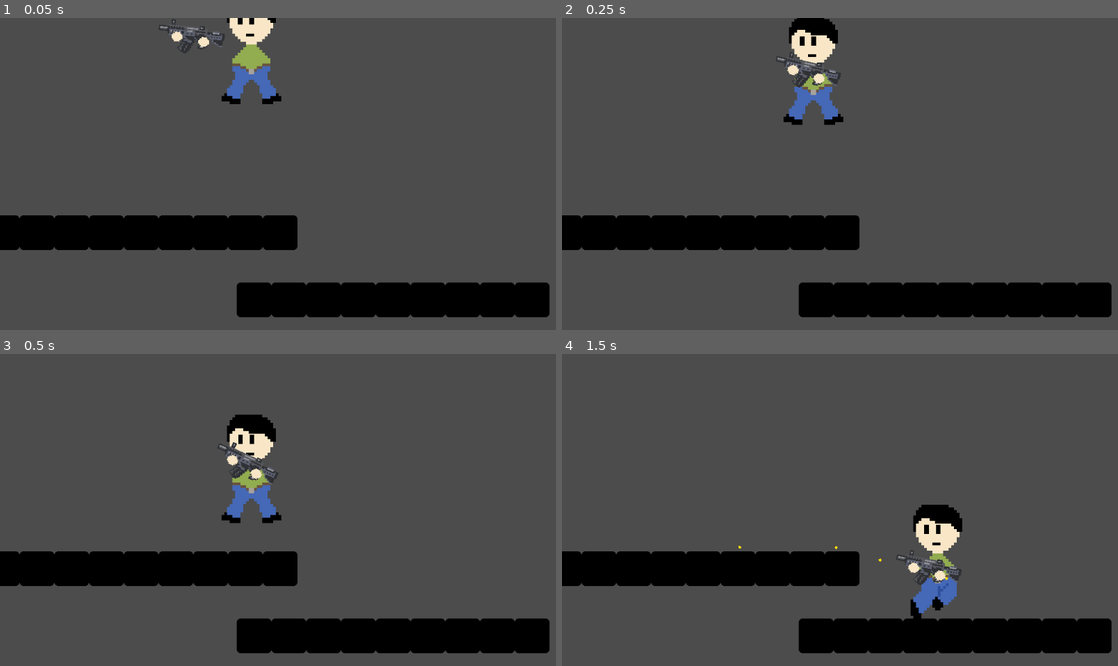
Above: before the commit, frames 1-4 (two rows, left to right).
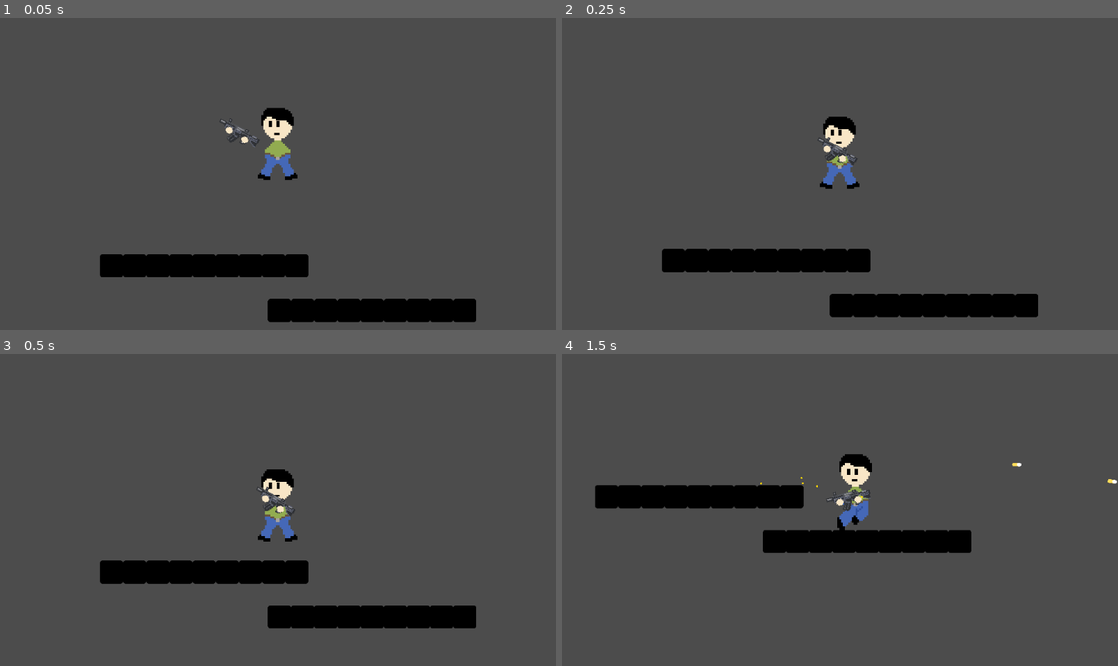
Above: after the commit, the same moments.

Repository: megarubber/green
Game: Godot game, scene res://levels/TestLevel.tscn
The game is run twice, just before and just after one commit, with the same random seed, the same clock (stepped at 60 frames per second) and the same inputs. The engine's default icon, where the game draws it, is replaced by a stand-in: a white triangle on a blue panel in a dark square.
Inputs (mouse positions are in pixels of both pictures, inside the frame that each line leads up to):
- Up to frame 1 (0.05 s): no input
- Up to frame 2 (0.25 s): no input
- Up to frame 3 (0.5 s): no input
- Up to frame 4 (1.5 s): move the mouse to (962, 500) at 0.52 s; press the mouse at (962, 500) at 0.53 s; hold Right (ui_right) from 0.53 s (still down); tap Up (ui_up) at 0.77 s; move the mouse to (728, 531) at 1.27 s; release the mouse at (728, 531) at 1.28 s; click (728, 531) at 1.35 s

The runs differ from the first frame. In frame 1, 17% of the frame differs, in the area x 0-99%, y 0-98%; in frame 2, 15%; in frame 3, 13%; in frame 4, 20%, in the area x 0-100%, y 32-96%.

Commit message:
feat: camera follow player and screenshake effect

Diff:
--- a/guns/DropBullet.gd
+++ b/guns/DropBullet.gd
@@ -4,6 +4,7 @@
 	set_as_toplevel(true)
 	z_index = -1
 
+# When collide with ground, wait a time before be deleted
 func _on_Area2D_body_entered(_body):
 	var t = Timer.new()
 	t.set_wait_time(1)
--- a/guns/Gun.gd
+++ b/guns/Gun.gd
@@ -29,6 +29,7 @@
 	d_bullet_instance.global_position = drop.global_position
 	get_parent().add_child(bullet_instance)
 	get_parent().add_child(d_bullet_instance)
+	get_parent().screen_shake.shake(0.2, 2)
 	can_fire = false
 	yield(get_tree().create_timer(0.2), "timeout")
 	can_fire = true
--- a/levels/TestLevel.tscn
+++ b/levels/TestLevel.tscn
@@ -6,59 +6,63 @@
 [node name="TestLevel" type="Node2D"]
 position = Vector2( 512, 192 )
 
-[node name="GenericWall" parent="." instance=ExtResource( 2 )]
+[node name="Level" type="Node2D" parent="."]
+
+[node name="Player" parent="Level" instance=ExtResource( 1 )]
+position = Vector2( -48, -32 )
+
+[node name="Walls" type="Node2D" parent="."]
+
+[node name="GenericWall" parent="Walls" instance=ExtResource( 2 )]
 position = Vector2( -188, 204 )
 
-[node name="GenericWall2" parent="." instance=ExtResource( 2 )]
+[node name="GenericWall2" parent="Walls" instance=ExtResource( 2 )]
 position = Vector2( -124, 204 )
 
-[node name="GenericWall3" parent="." instance=ExtResource( 2 )]
+[node name="GenericWall3" parent="Walls" instance=ExtResource( 2 )]
 position = Vector2( -60, 204 )
 
-[node name="GenericWall4" parent="." instance=ExtResource( 2 )]
+[node name="GenericWall4" parent="Walls" instance=ExtResource( 2 )]
 position = Vector2( 4, 204 )
 
-[node name="GenericWall5" parent="." instance=ExtResource( 2 )]
+[node name="GenericWall5" parent="Walls" instance=ExtResource( 2 )]
 position = Vector2( -252, 204 )
 
-[node name="GenericWall6" parent="." instance=ExtResource( 2 )]
+[node name="GenericWall6" parent="Walls" instance=ExtResource( 2 )]
 position = Vector2( -316, 204 )
 
-[node name="GenericWall7" parent="." instance=ExtResource( 2 )]
+[node name="GenericWall7" parent="Walls" instance=ExtResource( 2 )]
 position = Vector2( -380, 204 )
 
-[node name="GenericWall8" parent="." instance=ExtResource( 2 )]
+[node name="GenericWall8" parent="Walls" instance=ExtResource( 2 )]
 position = Vector2( -444, 204 )
 
-[node name="GenericWall9" parent="." instance=ExtResource( 2 )]
+[node name="GenericWall9" parent="Walls" instance=ExtResource( 2 )]
 position = Vector2( -508, 204 )
 
-[node name="GenericWall10" parent="." instance=ExtResource( 2 )]
+[node name="GenericWall10" parent="Walls" instance=ExtResource( 2 )]
 position = Vector2( 276, 328 )
 
-[node name="GenericWall11" parent="." instance=ExtResource( 2 )]
+[node name="GenericWall11" parent="Walls" instance=ExtResource( 2 )]
 position = Vector2( 340, 328 )
 
-[node name="GenericWall12" parent="." instance=ExtResource( 2 )]
+[node name="GenericWall12" parent="Walls" instance=ExtResource( 2 )]
 position = Vector2( 404, 328 )
 
-[node name="GenericWall13" parent="." instance=ExtResource( 2 )]
+[node name="GenericWall13" parent="Walls" instance=ExtResource( 2 )]
 position = Vector2( 468, 328 )
 
-[node name="GenericWall14" parent="." instance=ExtResource( 2 )]
+[node name="GenericWall14" parent="Walls" instance=ExtResource( 2 )]
 position = Vector2( 212, 328 )
 
-[node name="GenericWall15" parent="." instance=ExtResource( 2 )]
+[node name="GenericWall15" parent="Walls" instance=ExtResource( 2 )]
 position = Vector2( 148, 328 )
 
-[node name="GenericWall16" parent="." instance=ExtResource( 2 )]
+[node name="GenericWall16" parent="Walls" instance=ExtResource( 2 )]
 position = Vector2( 84, 328 )
 
-[node name="GenericWall17" parent="." instance=ExtResource( 2 )]
+[node name="GenericWall17" parent="Walls" instance=ExtResource( 2 )]
 position = Vector2( 20, 328 )
 
-[node name="GenericWall18" parent="." instance=ExtResource( 2 )]
+[node name="GenericWall18" parent="Walls" instance=ExtResource( 2 )]
 position = Vector2( -44, 328 )
-
-[node name="Player" parent="." instance=ExtResource( 1 )]
-position = Vector2( -48, -32 )
--- /dev/null
+++ b/others/Screenshake.gd
@@ -0,0 +1,18 @@
+extends Node
+
+# Variables and Node Referecing
+onready var camera = get_parent()
+var time = 0
+
+# Screenshake function when gun shoots the bullet
+func shake(duration := 0.8, magnitude := 0.8):
+	while time < duration:
+		time += get_process_delta_time()
+		time = min(time, duration)
+		var offset = Vector2()
+		offset.x = rand_range(-magnitude, magnitude)
+		offset.y = rand_range(-magnitude, magnitude)
+		camera.set_offset(offset)
+		yield(get_tree(), "idle_frame")
+	time = 0
+	camera.set_offset(Vector2.ZERO)
--- a/player/Player.gd
+++ b/player/Player.gd
@@ -14,6 +14,7 @@
 onready var body_sprite = $BodySprite
 onready var head_sprite = $HeadSprite
 onready var animation = $AnimationPlayer
+onready var screen_shake = $Camera/Screenshake
 
 func _ready():
 	z_index = -2
--- a/player/Player.tscn
+++ b/player/Player.tscn
@@ -22,6 +22,7 @@
 [ext_resource path="res://player/sprites/crouch_idle3.png" type="Texture" id=20]
 [ext_resource path="res://player/sprites/crouch_idle1.png" type="Texture" id=21]
 [ext_resource path="res://player/sprites/crouch_idle2.png" type="Texture" id=22]
+[ext_resource path="res://others/Screenshake.gd" type="Script" id=23]
 
 [sub_resource type="Animation" id=8]
 length = 0.001
@@ -290,3 +291,11 @@
 
 [node name="Drop" type="Position2D" parent="GunSprite"]
 position = Vector2( -17.6, -1.6 )
+
+[node name="Camera" type="Camera2D" parent="."]
+current = true
+zoom = Vector2( 1.5, 1.5 )
+smoothing_enabled = true
+
+[node name="Screenshake" type="Node" parent="Camera"]
+script = ExtResource( 23 )
Not shown: 1 places in player/Player.tscn that only renumber resources
